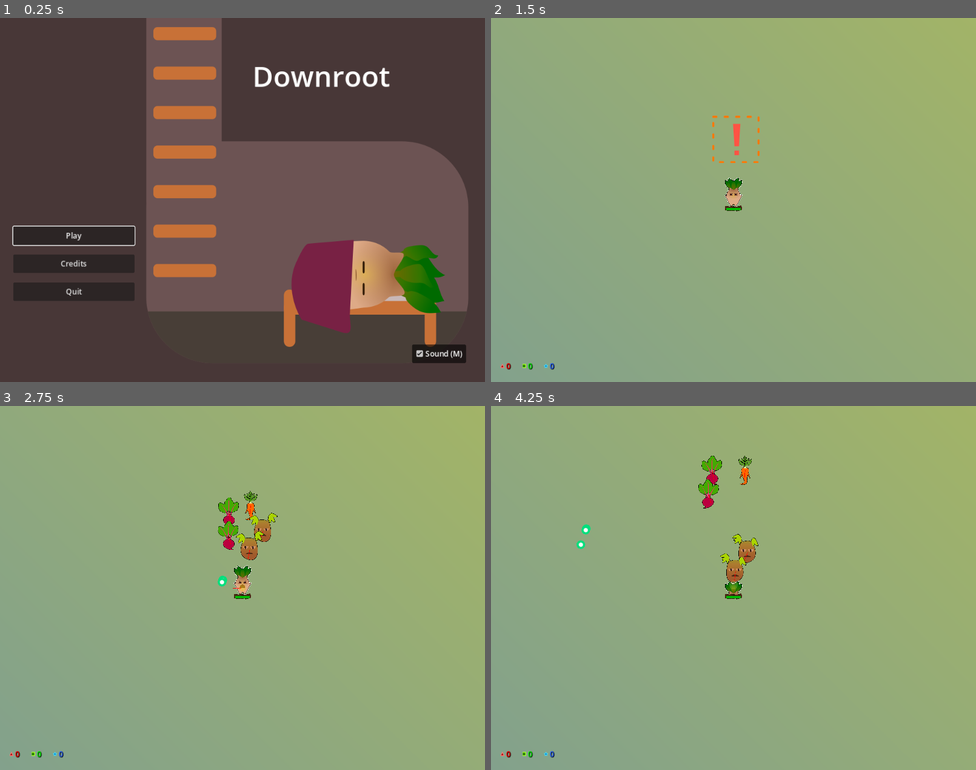
Above: before the commit, frames 1-4 (two rows, left to right).
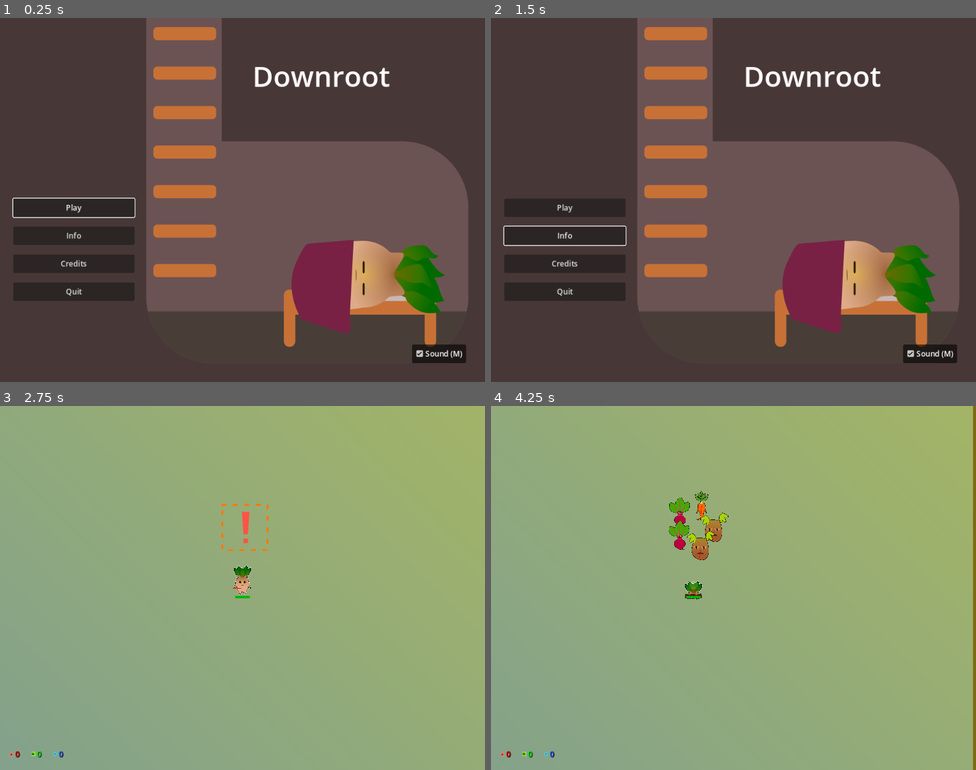
Above: after the commit, the same moments.

Repository: Zereijin/GGJ2023
Game: Godot game, scene res://main_menu/main_menu.tscn
The game is run twice, just before and just after one commit, with the same random seed, the same clock (stepped at 60 frames per second) and the same inputs.
Inputs (mouse positions are in pixels of both pictures, inside the frame that each line leads up to):
- Up to frame 1 (0.25 s): no input
- Up to frame 2 (1.5 s): click (563, 236) at 0.5 s, where only the run after the commit has a clickable "Info"; click (733, 254) at 1.25 s, where only the run after the commit has a clickable "Go Back"
- Up to frame 3 (2.75 s): click (72, 595) at 2 s, where only the run after the commit has a clickable "Play"
- Up to frame 4 (4.25 s): move the mouse to (840, 569) at 2.77 s; press the mouse at (840, 569) at 2.78 s; hold D (right) 2.78-3.5 s; tap Space (shop) at 3.02 s; release the mouse at (840, 569) at 3.5 s; click "Leave Shop" at 3.5 s

The runs differ from the first frame. In frame 1, 1.7% of the frame differs, in the area x 2-28%, y 49-63%; in frame 2, 100%, in the area x 0-100%, y 0-100%; in frame 3, 1.2%; in frame 4, 2.8%.

Commit message:
Add Info Panel

Diff:
--- a/main_menu/main_menu.gd
+++ b/main_menu/main_menu.gd
@@ -25,3 +25,12 @@
 
 func _on_quit_button_pressed():
 	get_tree().quit()
+
+func _on_info_button_pressed():
+	mainMenuFocusButton = $MainMenuButtonContainer/InfoButton
+	get_node("InfoPanel").visible=true
+	$InfoPanel/MarginContainer/VBoxContainer/CloseInfoButton.grab_focus()
+
+func _on_close_info_button_pressed():
+	get_node("InfoPanel").visible=false
+	mainMenuFocusButton.grab_focus()
--- a/main_menu/main_menu.tscn
+++ b/main_menu/main_menu.tscn
@@ -68,6 +68,11 @@
 focus_neighbor_top = NodePath("../QuitButton")
 theme = ExtResource("2_liuhe")
 text = "Play"
+
+[node name="InfoButton" type="Button" parent="MainMenuControl/MainMenuButtonContainer"]
+layout_mode = 2
+theme = ExtResource("2_liuhe")
+text = "Info"
 
 [node name="CreditsButton" type="Button" parent="MainMenuControl/MainMenuButtonContainer"]
 layout_mode = 2
@@ -162,11 +167,61 @@
 theme = ExtResource("2_liuhe")
 text = "Go Back"
 
+[node name="InfoPanel" type="Panel" parent="MainMenuControl"]
+visible = false
+layout_mode = 1
+anchors_preset = 8
+anchor_left = 0.5
+anchor_top = 0.5
+anchor_right = 0.5
+anchor_bottom = 0.5
+offset_left = -400.0
+offset_top = -150.0
+offset_right = 400.0
+offset_bottom = 150.0
+grow_horizontal = 2
+grow_vertical = 2
+theme = ExtResource("2_liuhe")
+theme_override_styles/panel = ExtResource("6_p5iyb")
+
+[node name="MarginContainer" type="MarginContainer" parent="MainMenuControl/InfoPanel"]
+layout_mode = 1
+anchors_preset = 15
+anchor_right = 1.0
+anchor_bottom = 1.0
+grow_horizontal = 2
+grow_vertical = 2
+theme_override_constants/margin_left = 10
+theme_override_constants/margin_top = 10
+theme_override_constants/margin_right = 10
+theme_override_constants/margin_bottom = 10
+
+[node name="VBoxContainer" type="VBoxContainer" parent="MainMenuControl/InfoPanel/MarginContainer"]
+layout_mode = 2
+
+[node name="InfoLabel" type="Label" parent="MainMenuControl/InfoPanel/MarginContainer/VBoxContainer"]
+layout_mode = 2
+size_flags_vertical = 3
+theme = ExtResource("2_liuhe")
+text = "TYPE INFO HERE"
+
+[node name="CloseInfoButton" type="Button" parent="MainMenuControl/InfoPanel/MarginContainer/VBoxContainer"]
+custom_minimum_size = Vector2(128, 48)
+layout_mode = 2
+size_flags_horizontal = 4
+focus_neighbor_top = NodePath(".")
+focus_neighbor_bottom = NodePath(".")
+theme = ExtResource("2_liuhe")
+text = "Go Back"
+
 [node name="ButtonSoundController" parent="MainMenuControl" instance=ExtResource("7_vm1io")]
 
 [connection signal="mouse_entered" from="MainMenuControl/MainMenuButtonContainer/PlayButton" to="MainMenuControl/ButtonSoundController" method="_on_mouse_entered"]
 [connection signal="pressed" from="MainMenuControl/MainMenuButtonContainer/PlayButton" to="MainMenuControl" method="_on_play_button_pressed"]
 [connection signal="pressed" from="MainMenuControl/MainMenuButtonContainer/PlayButton" to="MainMenuControl/ButtonSoundController" method="_on_pressed"]
+[connection signal="mouse_entered" from="MainMenuControl/MainMenuButtonContainer/InfoButton" to="MainMenuControl/ButtonSoundController" method="_on_mouse_entered"]
+[connection signal="pressed" from="MainMenuControl/MainMenuButtonContainer/InfoButton" to="MainMenuControl" method="_on_info_button_pressed"]
+[connection signal="pressed" from="MainMenuControl/MainMenuButtonContainer/InfoButton" to="MainMenuControl/ButtonSoundController" method="_on_pressed"]
 [connection signal="mouse_entered" from="MainMenuControl/MainMenuButtonContainer/CreditsButton" to="MainMenuControl/ButtonSoundController" method="_on_mouse_entered"]
 [connection signal="pressed" from="MainMenuControl/MainMenuButtonContainer/CreditsButton" to="MainMenuControl" method="_on_credits_button_pressed"]
 [connection signal="pressed" from="MainMenuControl/MainMenuButtonContainer/CreditsButton" to="MainMenuControl/ButtonSoundController" method="_on_pressed"]
@@ -176,3 +231,6 @@
 [connection signal="mouse_entered" from="MainMenuControl/CreditPanel/MarginContainer/VBoxContainer/CloseCreditsButton" to="MainMenuControl/ButtonSoundController" method="_on_mouse_entered"]
 [connection signal="pressed" from="MainMenuControl/CreditPanel/MarginContainer/VBoxContainer/CloseCreditsButton" to="MainMenuControl" method="_on_close_credits_button_pressed"]
 [connection signal="pressed" from="MainMenuControl/CreditPanel/MarginContainer/VBoxContainer/CloseCreditsButton" to="MainMenuControl/ButtonSoundController" method="_on_pressed"]
+[connection signal="mouse_entered" from="MainMenuControl/InfoPanel/MarginContainer/VBoxContainer/CloseInfoButton" to="MainMenuControl/ButtonSoundController" method="_on_mouse_entered"]
+[connection signal="pressed" from="MainMenuControl/InfoPanel/MarginContainer/VBoxContainer/CloseInfoButton" to="MainMenuControl" method="_on_close_info_button_pressed"]
+[connection signal="pressed" from="MainMenuControl/InfoPanel/MarginContainer/VBoxContainer/CloseInfoButton" to="MainMenuControl/ButtonSoundController" method="_on_pressed"]
